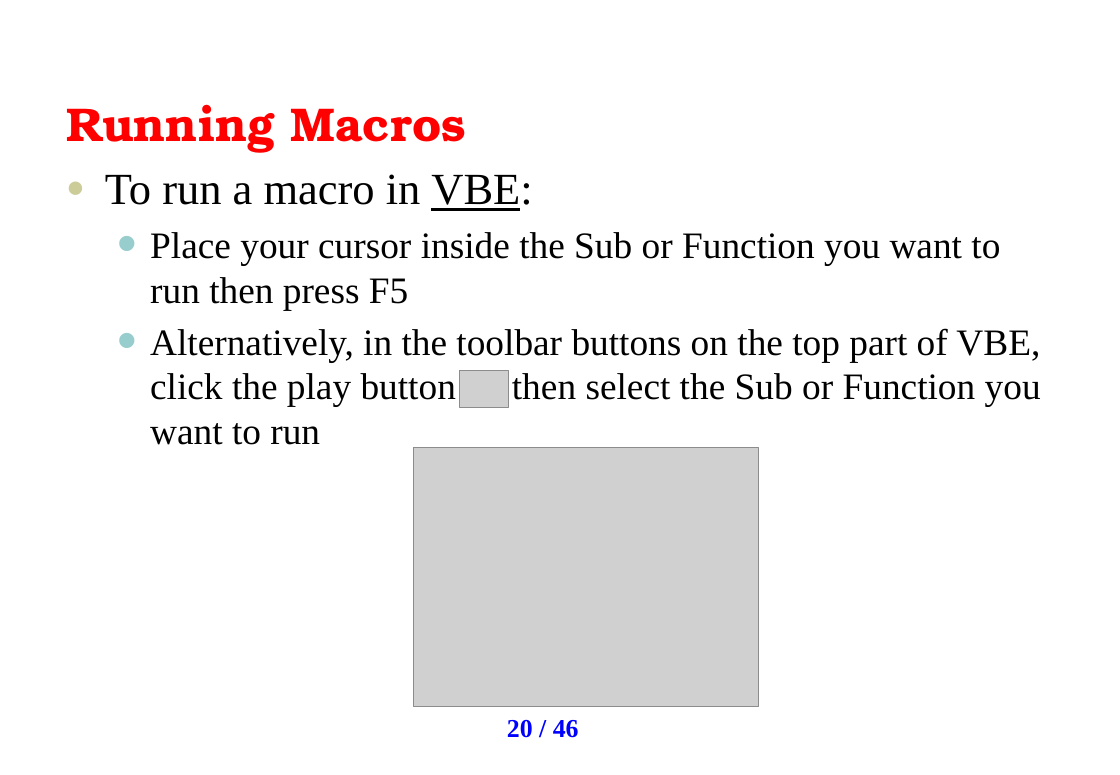
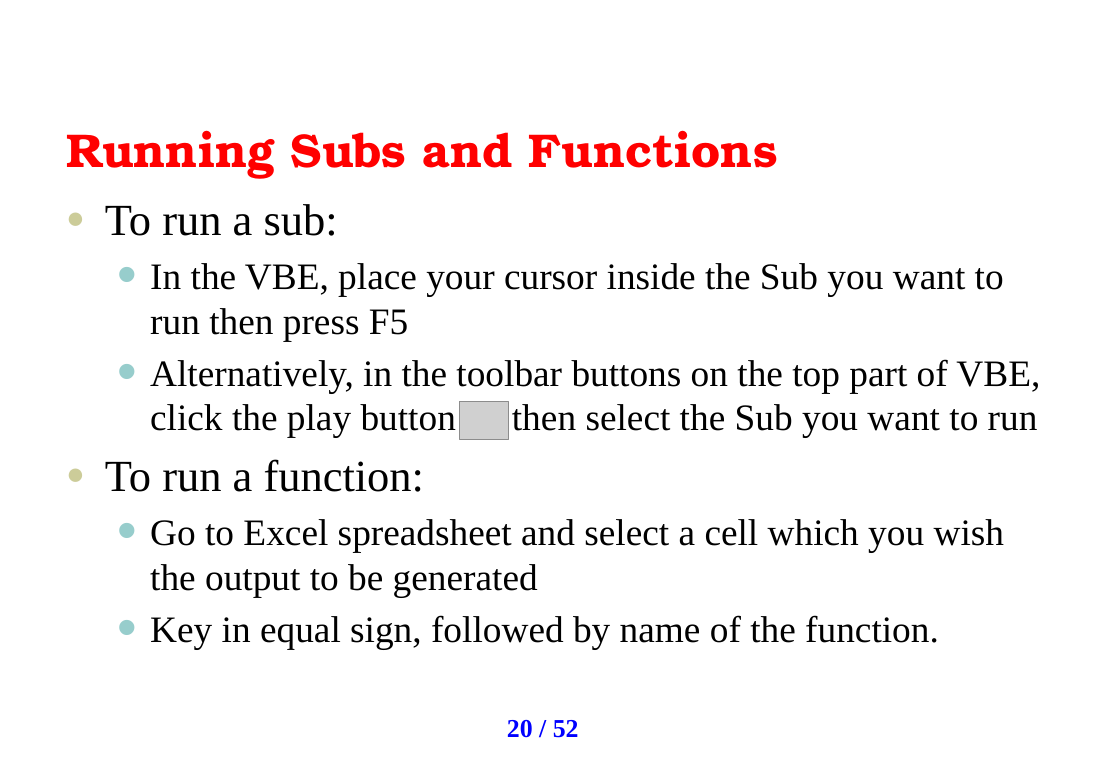
Before and after one commit to uhasan1/Quantitative-Finance, a slide deck: slide 20 of AO VBA Training Slides v3.pptx. Drawn at 1120x775 pixels with LibreOffice and Linux fonts; fonts in the diff are those of the drawing; grey boxes stand for pictures; background and template pictures are left out. Boxes give left, top, right and bottom in pixels: in the first picture for what was removed or moved away, otherwise in the second. Text is boxed around its words. In the diff, an @@ line names an element or a change of style, - is before the commit and + after.

```diff
--- a/AO VBA Training Slides v3.pptx
+++ b/AO VBA Training Slides v3.pptx
@@ title at box(66, 130, 778, 179): text changed @@
-Running Macros
+Running Subs and Functions
@@ text at box(105, 204, 1040, 649): text changed @@
-● To run a macro in VBE:
-  • Place your cursor inside the Sub or Function you want to run then press F5
-  • Alternatively, in the toolbar buttons on the top part of VBE, click the play button then select the Sub or Function you want to run
+● To run a sub:
+  • In the VBE, place your cursor inside the Sub you want to run then press F5
+  • Alternatively, in the toolbar buttons on the top part of VBE, click the play button then select the Sub you want to run
+● To run a function:
+  • Go to Excel spreadsheet and select a cell which you wish the output to be generated
+  • Key in equal sign, followed by name of the function.
@@ picture: place and size @@
-picture at box(460, 370, 509, 407)
+picture at box(460, 402, 509, 440)
@@ picture removed at box(414, 448, 758, 707) @@
@@ page number at box(507, 720, 579, 738): text changed @@
-20 / 46
+20 / 52
```
Also in this commit, not shown: 18 other slides changed, 6 slides added.
